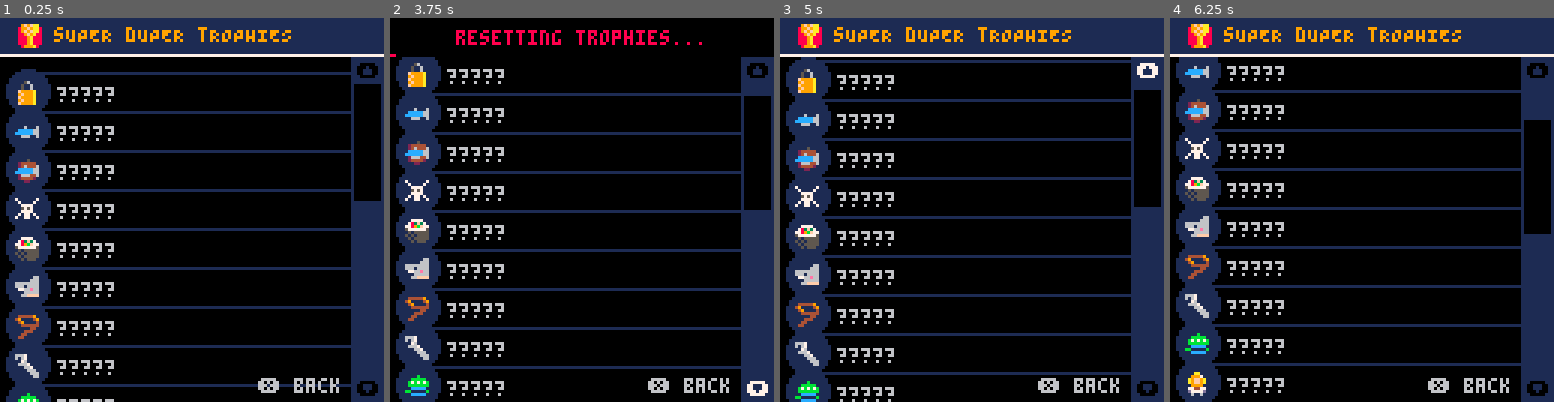
Above: before the commit, frames 1-4 (left to right).
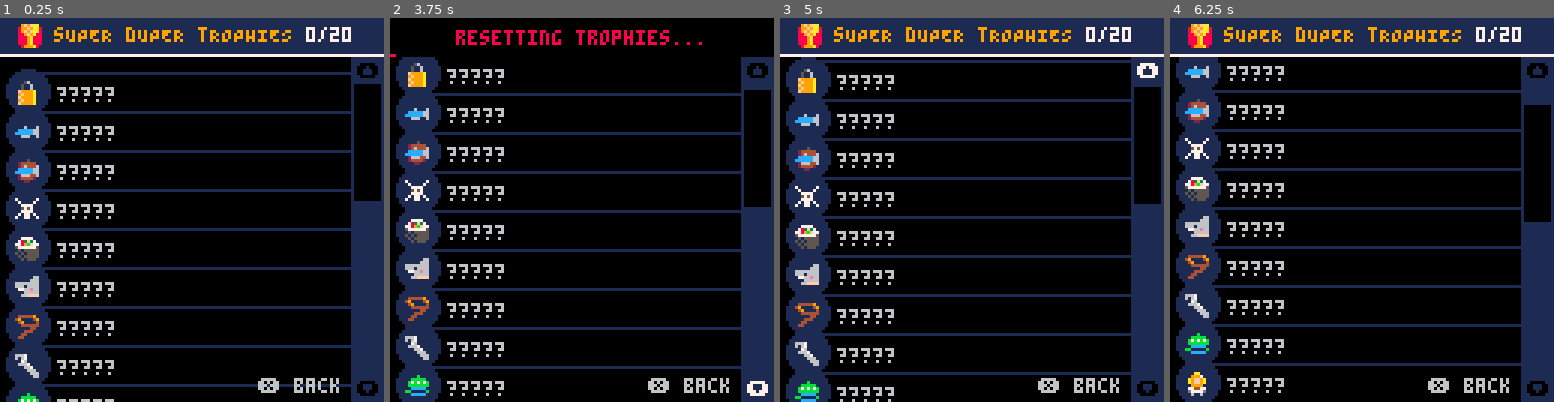
Above: after the commit, the same moments.

Repository: teamgantt/tg-sub-game
Game: PICO-8 cartridge trophies.p8
Same seed, same stepped clock (60 frames per second), same inputs: the game is played once before the commit and once after it.
Inputs:
- Up to frame 1 (0.25 s): no input
- Up to frame 2 (3.75 s): tap X (X key) at 0.33, 1.07, 1.85, 2.97 s; tap O (Z key) at 0.7, 1.7, 2.1, 2.5, 2.9, 3.3, 3.7 s; hold Right 1.6-2.1 s; hold Up 2.15-2.42 s; hold Right 2.47-3.03 s; hold Left 3.08-3.58 s; hold Down from 3.63 s (still down)
- Up to frame 3 (5 s): release Down at 3.97 s; hold Right 4.02-4.68 s; tap X (X key) at 4.08 s; tap O (Z key) at 4.1, 4.5, 4.9 s; hold Up from 4.73 s (still down)
- Up to frame 4 (6.25 s): release Up at 5.03 s; hold Left 5.08-5.68 s; tap X (X key) at 5.2 s; tap O (Z key) at 5.3, 5.7, 6.1 s; hold Down 5.73-6.03 s; hold Right from 6.08 s (still down)

The runs differ from the first frame. In frame 1, 0.2% of the frame differs, in the area x 79-92%, y 2-7%; in frame 2, 0.2%; in frame 3, 0.4%; in frame 4, 0.7%, in the area x 79-100%, y 2-57%.

Commit message:
adds more trophy fun

Diff:
--- a/src/dynamic-obj.lua
+++ b/src/dynamic-obj.lua
@@ -57,7 +57,7 @@
           add_explosion(self.x+4, self.y, 50)
 
           b:destroy()
-          self:destroy()
+          self.is_open=true
           gain_trophy('brute_force')
         end
       end
@@ -143,7 +143,20 @@
       -- collect with sub collision
       if (check_collision(self, tgsub)) then
         tgsub.claw.cargo = nil
-        if (player[self.type]!=nil) player[self.type]+=1
+        if (player[self.type]!=nil) then
+          local idx = {
+            wrench = 61,
+            coin = 62,
+            pearl = 63,
+          }
+          player[self.type]+=1
+          local v = dget(idx[self.type])+player[self.type]
+          dset(idx[self.type], v) -- persist pearl coins and wrenches collected
+
+          if (self.type == 'coin' and v > 49) gain_trophy('fat_wallet')
+          if (self.type == 'pearl' and v > 24) gain_trophy('pearl_necklace')
+          if (self.type == 'wrench' and v > 24) gain_trophy('tool_collector')
+        end
         if (self.type == 'wrench') then
           tgsub:repair()
           gain_trophy('repair_man')
--- a/src/player.lua
+++ b/src/player.lua
@@ -12,8 +12,9 @@
 	}
 
   player = {
-    pearl = 0,
-    coin = 0,
+    pearl = dget(63),
+    coin = dget(62),
+    wrench = dget(61),
     mode = 'sub',-- sub, diver
     diver_active = false,
     diver = {
@@ -40,6 +41,17 @@
         self.o2 = 60
       end,
 
+      collide_w_bullet=function(self)
+        for i, b in pairs(tgsub.torpedoes) do
+          if (check_collision(self, b)) then
+            add_explosion(self.x+4, self.y, 50)
+
+            b:destroy()
+            gain_trophy('et_tu_brute')
+          end
+        end
+      end,
+
       jump = function(self)
         self.jump_t = 30
         self.jumping = true
@@ -232,13 +244,17 @@
     tgsub.mode = 'claw'
     player.mode = 'sub'
     player.diver_active = false
+    player.diver.on_ground = false
     diver:reset_position()
   elseif(check_collision(diver, tgsub) and player.diver_active and diver.dy > 0)then
-    -- diver.dy=tgsub.dy
-    diver.y=tgsub.y-diver.h
-    diver.x=tgsub.x+4
+    if (not btn(⬇️)) then
+      diver.y=tgsub.y-diver.h
+      diver.x=tgsub.x+4
+    end
     gain_trophy('super_surfer')
   end
+
+  diver:collide_w_bullet()
 
   -- sync location with sub if not active
   if (not player.diver_active) then
--- a/src/trophies.lua
+++ b/src/trophies.lua
@@ -1,5 +1,5 @@
 function i_trophies()
-  all_trophies_encoded='brute_force;for_my_aquarium;for_my_wall;and_stay_dead;no_sushi_tonight;catch_and_release;super_wrangler;repair_man;the_claaaw;one_small_step;you_raise_me_up;crab_n_go;super_surfer;fresh_air;found_nemo;captain_planet'
+  all_trophies_encoded='brute_force;for_my_aquarium;for_my_wall;and_stay_dead;no_sushi_tonight;catch_and_release;super_wrangler;repair_man;the_claaaw;one_small_step;you_raise_me_up;crab_n_go;super_surfer;fresh_air;found_nemo;captain_planet;pearl_necklace;fat_wallet;tool_collector;et_tu_brute'
   all_trophies={}
   current_trophies={
   }
--- a/src/ui.lua
+++ b/src/ui.lua
@@ -55,12 +55,12 @@
   spr(96, cam_x+2, cam_y+2)
 
   -- treasure
-  print("X"..player.coin, cam_x+34, cam_y+3, 9)
-  spr(61, cam_x+24, cam_y+2)
+  print("X"..player.coin, cam_x+36, cam_y+3, 9)
+  spr(61, cam_x+26, cam_y+2)
 
   -- trophies
-  print(#current_trophies.."/"..#all_trophies, cam_x+56, cam_y+3, 9)
-  spr(117, cam_x+46, cam_y+2)
+  print(#current_trophies.."/"..#all_trophies, cam_x+60, cam_y+3, 9)
+  spr(117, cam_x+50, cam_y+2)
 
   -- hull
   print('HULL', cam_x+2, cam_y+120, 10)
--- a/trophies.p8
+++ b/trophies.p8
@@ -24,7 +24,7 @@
   reset_t=0
   up_c=0
   down_c=0
-  trophy_max_offset=86
+  trophy_max_offset=140
   i_trophies()
 
   trophy_spr_map={
@@ -43,7 +43,11 @@
     super_surfer=25,
     fresh_air=26,
     found_nemo=32,
-    captain_planet=8
+    captain_planet=8,
+    pearl_necklace=34,
+    fat_wallet=33,
+    tool_collector=35,
+    et_tu_brute=36
   }
 end
 
@@ -127,6 +131,7 @@
   spr(7, cam_x+6, cam_y+2, 1,1)
   line(cam_x,cam_y+12,cam_x+128,cam_y+12, 7)
   print("sUPER dUPER tROPHIES", cam_x+18, cam_y+3, 9)
+  print(#current_trophies.."/"..#all_trophies, cam_x+102, cam_y+3, 7)
 
 
   -- draw reset warning bar
@@ -158,14 +163,14 @@
 00066666d76777678888888800878e005151555500044400070770700f9999a0509ff905c000888800000000006660060dd6d6d6d6d6d6d00dd6d6d6d6d6d6d0
 0066ffff0d7676700888888000888e0015155555004400007007700709f999a00d9999d0cc880000777a7a7a0000000000dd6d6d6d6d6d0000dd6d6d6d6d6d00
 0000000000d7d7008080080800888e000151555004400000000000000f9999a067944976cccccccccccccccc000000000000dddddddd00000000dddddddd0000
-00000000000000000000000000000000000000000000000000000000000000000000000000000000000000000000000000000000000000000000000000000000
-00000000000000000000000000000000000000000000000000000000000000000000000000000000000000000000000000000000000000000000000000000000
-07979709000000000000000000000000000000000000000000000000000000000000000000000000000000000000000000000000000000000000000000000000
-95979799000000000000000000000000000000000000000000000000000000000000000000000000000000000000000000000000000000000000000000000000
-97779799000000000000000000000000000000000000000000000000000000000000000000000000000000000000000000000000000000000000000000000000
-07949709000000000000000000000000000000000000000000000000000000000000000000000000000000000000000000000000000000000000000000000000
-00000000000000000000000000000000000000000000000000000000000000000000000000000000000000000000000000000000000000000000000000000000
-00000000000000000000000000000000000000000000000000000000000000000000000000000000000000000000000000000000000000000000000000000000
+00000000000000000000000000000000040000770000000000000000000000000000000000000000000000000000000000000000000000000000000000000000
+00000000000000000076670000066000004040770000000000000000000000000000000000000000000000000000000000000000000000000000000000000000
+0797970900bbbbb00700007000600600000460770000000000000000000000000000000000000000000000000000000000000000000000000000000000000000
+959797994b3333356000000688888888004666f70000000000000000000000000000000000000000000000000000000000000000000000000000000000000000
+97779799244444447000000756555565000066f70000000000000000000000000000000000000000000000000000000000000000000000000000000000000000
+07949709254444440700007086888868000006f70000000000000000000000000000000000000000000000000000000000000000000000000000000000000000
+00000000245444440076670088888888000000f70000000000000000000000000000000000000000000000000000000000000000000000000000000000000000
+00000000222222250006600088888888000000770000000000000000000000000000000000000000000000000000000000000000000000000000000000000000
 00000000000000000000000000000000000000000000000000000000000000000000000000000000000000000000000000000000000000000000000000000000
 00000000000000000000000000000000000000000000000000000000000000000000000000000000000000000000000000000000000000000000000000000000
 00000000000000000000000000000000000000000000000000000000000000000000000000000000000000000000000000000000000000000000000000000000
Not shown, changed: sdd_html/sdd.js
